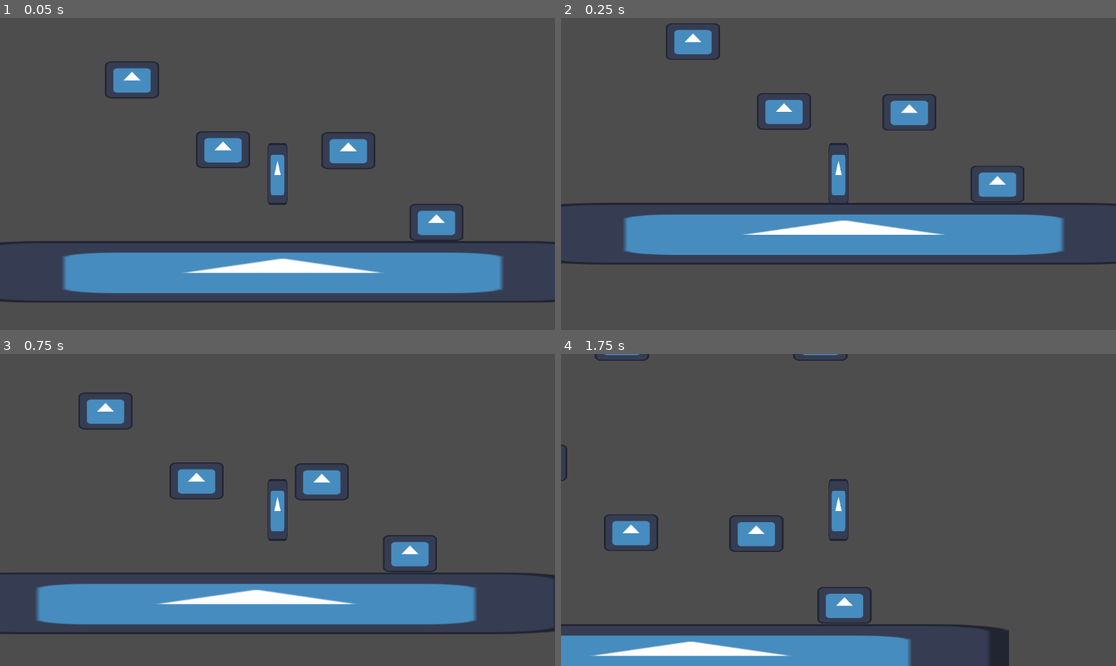
Above: before the commit, frames 1-4 (two rows, left to right).
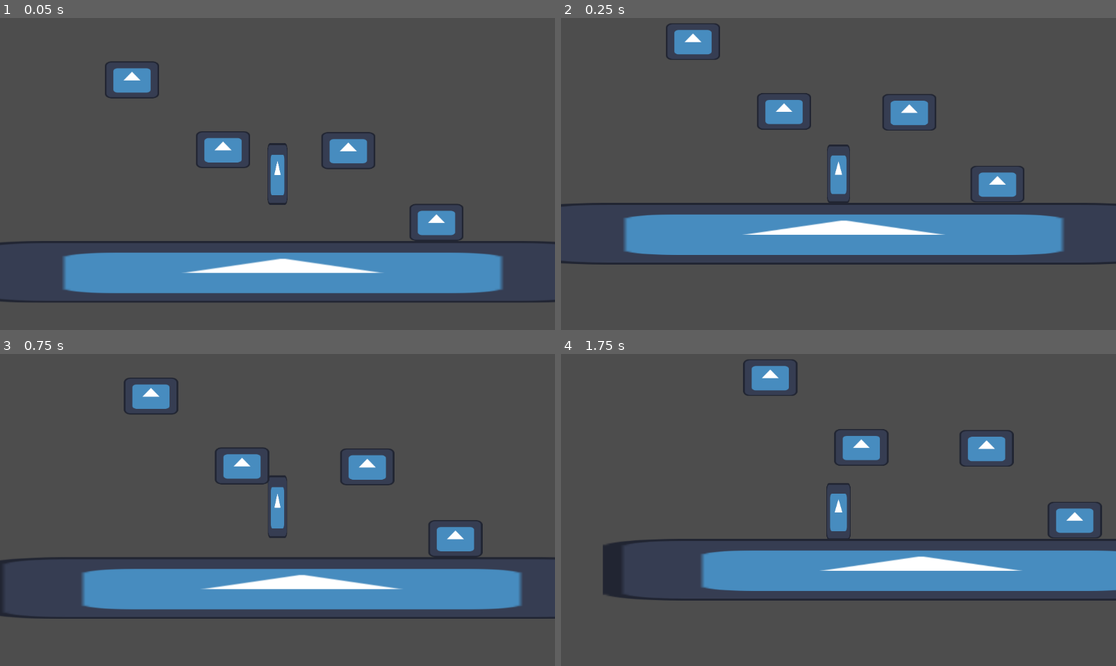
Above: after the commit, the same moments.

Repository: Maoaii/lawrence-short-list
Game: Godot game, scene res://world/world.tscn
Same seed, same stepped clock (60 frames per second), same inputs: the game is played once before the commit and once after it. The engine's default icon, where the game draws it, is replaced by a stand-in: a white triangle on a blue panel in a dark square.
Inputs (mouse positions are in pixels of both pictures, inside the frame that each line leads up to):
- Up to frame 1 (0.05 s): no input
- Up to frame 2 (0.25 s): no input
- Up to frame 3 (0.75 s): tap Enter at 0.5 s; move the mouse to (399, 494) at 0.52 s; hold D (right) from 0.53 s (still down); tap Space (jump) at 0.6 s; click (399, 494) at 0.67 s
- Up to frame 4 (1.75 s): keep holding D (right); tap Space (jump) at 0.77, 1.07, 1.35, 1.52 s; move the mouse to (727, 525) at 1.27 s; click (727, 525) at 1.42 s

Frame 1 is identical in both runs. In frame 2, 0.2% of the frame differs, in the area x 47-53%, y 40-60%; in frame 3, 18%; in frame 4, 24%, in the area x 0-100%, y 0-100%.

Commit message:
implementing correctly knockback component

Diff:
--- a/components/abilities/bounce.gd
+++ /dev/null
@@ -1,14 +0,0 @@
-class_name BounceComponent
-extends Node
-
-signal bounced
-
-@export var bounce_force: float = 700.0
-@export var enabled: bool = true
-
-func try_bounce(body: CharacterBody2D) -> bool:
-    if not enabled:
-        return false
-    body.velocity.y = -bounce_force
-    bounced.emit()
-    return true
--- /dev/null
+++ b/components/abilities/knockback_component.gd
@@ -0,0 +1,18 @@
+class_name KnockbackComponent
+extends Node
+
+signal knocked_back
+
+@export var knockback_force: float = 1500.0
+@export var enabled: bool = true
+
+func apply_knockback(body: CharacterBody2D) -> bool:
+    if not enabled:
+        return false
+
+    var mouse_pos = body.get_global_mouse_position()
+    var direction = (body.global_position - mouse_pos).normalized()
+    body.velocity = direction * knockback_force
+
+    knocked_back.emit()
+    return true
--- a/components/movement/player_input_component.gd
+++ b/components/movement/player_input_component.gd
@@ -4,6 +4,8 @@
 @export var left_action: String = "left"
 @export var right_action: String = "right"
 @export var jump_action: String = "jump"
+
+var _was_knockback_pressed := false
 
 func get_move_direction() -> float:
     return Input.get_axis(left_action, right_action)
@@ -16,3 +18,12 @@
 
 func is_jump_released() -> bool:
     return Input.is_action_just_released(jump_action)
+
+func is_knockback_just_pressed() -> bool:
+    var is_pressed = Input.is_mouse_button_pressed(MOUSE_BUTTON_LEFT)
+    if is_pressed and not _was_knockback_pressed:
+        _was_knockback_pressed = true
+        return true
+    elif not is_pressed:
+        _was_knockback_pressed = false
+    return false
--- a/player/player.gd
+++ b/player/player.gd
@@ -1,20 +1,21 @@
 extends CharacterBody2D
 
+@export var input_component: PlayerInputComponent
 @export var jump: JumpComponent
+@export var visual: StretchSquashComponent
 @export var state_machine: StateMachine
-@export var bounce: BounceComponent
+@export var knockback: KnockbackComponent
 
 func _ready() -> void:
-	if not jump:
-		push_error("Player is missing a JumpComponent.")
-		return
-	if not state_machine:
-		push_error("Player is missing a StateMachine.")
-		return
-	if not bounce:
-		push_error("Player is missing a BounceComponent.")
-		return
+	if jump and visual:
+		jump.jumped.connect(visual.on_jumped)
+		jump.landed.connect(visual.on_landed)
 
-	bounce.bounced.connect(func():
-		state_machine.transition_to(state_machine.get_node("Jump"))
-	)
+	if knockback and state_machine:
+		knockback.knocked_back.connect(func():
+			state_machine.transition_to(state_machine.get_node("JumpState"))
+		)
+
+func _process(_delta: float) -> void:
+	if input_component and knockback and input_component.is_knockback_just_pressed():
+		knockback.apply_knockback(self)
--- a/player/player.tscn
+++ b/player/player.tscn
@@ -11,16 +11,19 @@
 [ext_resource type="Script" uid="uid://cvnddrn6teski" path="res://components/movement/jump_component.gd" id="5_yllr7"]
 [ext_resource type="Script" uid="uid://bjsfann132gn4" path="res://state_machine/states/fall.gd" id="6_boad6"]
 [ext_resource type="Script" uid="uid://b22rrqx11wpdq" path="res://components/movement/player_input_component.gd" id="6_kb6p2"]
-[ext_resource type="Script" uid="uid://cug2pm6lrt08g" path="res://components/abilities/bounce.gd" id="7_wodsf"]
+[ext_resource type="Script" uid="uid://bxiy6wqqdriyt" path="res://components/visuals/stretch_squash_component.gd" id="8_visul"]
+[ext_resource type="Script" uid="uid://bsw555rtftfse" path="res://components/abilities/knockback_component.gd" id="8_yllr7"]
 
 [sub_resource type="RectangleShape2D" id="RectangleShape2D_hg6s5"]
 size = Vector2(42, 109)
 
-[node name="Player" type="CharacterBody2D" unique_id=1426017178 node_paths=PackedStringArray("jump", "state_machine", "bounce")]
+[node name="Player" type="CharacterBody2D" unique_id=1426017178 node_paths=PackedStringArray("input_component", "jump", "visual", "state_machine", "knockback")]
 script = ExtResource("1_oul6g")
+input_component = NodePath("Components/PlayerInputComponent")
 jump = NodePath("Components/JumpComponent")
+visual = NodePath("Components/StretchSquashComponent")
 state_machine = NodePath("StateMachine")
-bounce = NodePath("Components/BounceComponent")
+knockback = NodePath("Components/KnockbackComponent")
 
 [node name="CollisionShape2D" type="CollisionShape2D" parent="." unique_id=576873]
 position = Vector2(0, 5.5)
@@ -36,7 +39,7 @@
 script = ExtResource("3_8t03j")
 speed = 600.0
 acceleration = 3000.0
-friction = 3000.0
+friction = 4500.0
 metadata/_custom_type_script = "uid://bs3dy3dfo553b"
 
 [node name="GravityComponent" type="Node" parent="Components" unique_id=1887184383]
@@ -54,10 +57,16 @@
 script = ExtResource("6_kb6p2")
 metadata/_custom_type_script = "uid://b22rrqx11wpdq"
 
-[node name="BounceComponent" type="Node" parent="Components" unique_id=310587693]
-script = ExtResource("7_wodsf")
-enabled = false
-metadata/_custom_type_script = "uid://cug2pm6lrt08g"
+[node name="StretchSquashComponent" type="Node" parent="Components" unique_id=892341234 node_paths=PackedStringArray("target")]
+script = ExtResource("8_visul")
+target = NodePath("../../Sprite2D")
+jump_scale = Vector2(0.8, 1.1)
+land_scale = Vector2(1.3, 0.9)
+duration = 0.1
+
+[node name="KnockbackComponent" type="Node" parent="Components" unique_id=794760578]
+script = ExtResource("8_yllr7")
+metadata/_custom_type_script = "uid://bsw555rtftfse"
 
 [node name="StateMachine" type="Node" parent="." unique_id=770910562 node_paths=PackedStringArray("initial_state")]
 script = ExtResource("2_yw30f")
Not shown, removed: components/abilities/bounce.gd.uid
Not shown, added: components/abilities/knockback_component.gd.uid
